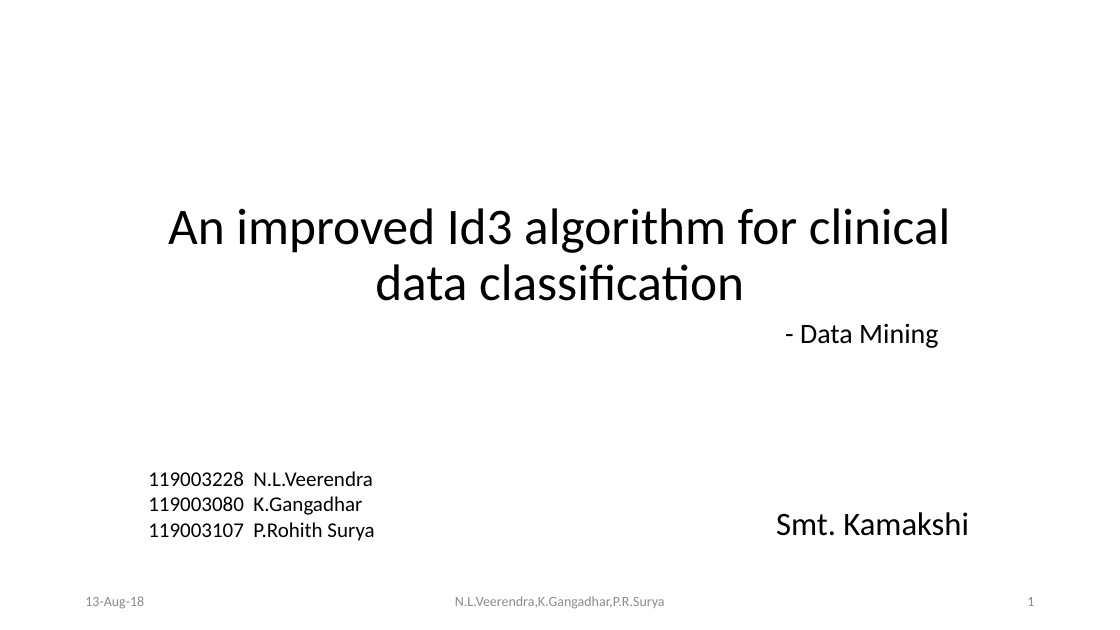
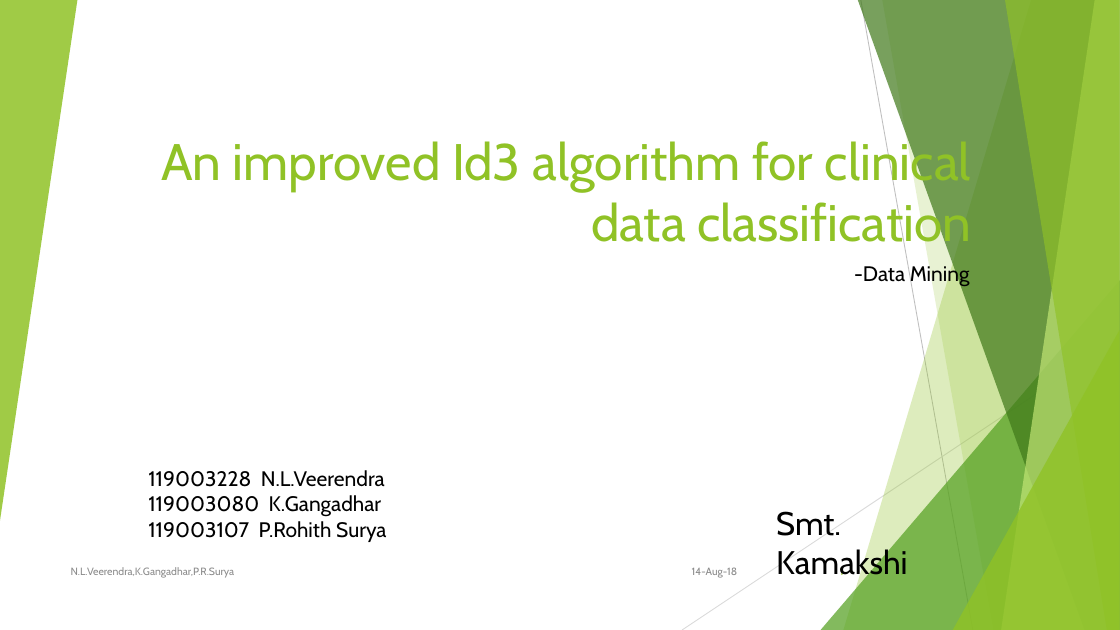
Before and after one commit to LakshmanNanisetti/MiniProject, a slide deck: slide 1 of Presentation/An improved Id3 algorithm for clinical data classification.pptx. Drawn at 1120x630 pixels with LibreOffice and Linux fonts; fonts in the diff are those of the drawing. Boxes give left, top, right and bottom in pixels: in the first picture for what was removed or moved away, otherwise in the second. Text is boxed around its words. In the diff, an @@ line names an element or a change of style, - is before the commit and + after.

```diff
--- a/Presentation/An improved Id3 algorithm for clinical data classification.pptx
+++ b/Presentation/An improved Id3 algorithm for clinical data classification.pptx
@@ group added at (0,0,1120,630): 5 freeform shapes, 3 triangles, 2 lines @@
@@ title "An improved Id3 algorithm for ...": place and size @@
-title "An improved Id3 algorithm for ..." at (168,208,951,301)
+title "An improved Id3 algorithm for ..." at (161,137,971,252)
@@ title "An improved Id3 algorithm for ..." at (161,137,971,252): font Calibri to Cabin, text colour #000000 to #90C226; alignment centre to right; line spacing 0.9 to 1 @@
@@ text at (854,263,970,287): text changed; size 24 to 18 pt; font Calibri to Cabin @@
-- Data Mining
+-Data Mining
@@ text "119003228 N.L.Veerendra" at (148,470,386,542): font Calibri to Cabin @@
@@ text "Smt. Kamakshi" at (776,511,907,582): font Calibri to Cabin @@
@@ text "N.L.Veerendra,K.Gangadhar,P.R.Surya": place and size @@
-text "N.L.Veerendra,K.Gangadhar,P.R.Surya" at (455,596,665,609)
+text "N.L.Veerendra,K.Gangadhar,P.R.Surya" at (71,567,235,578)
@@ text "N.L.Veerendra,K.Gangadhar,P.R.Surya" at (71,567,235,578): size 12 to 9 pt, font Calibri to Cabin; alignment centre to left @@
@@ text at (692,567,738,578): text changed; size 12 to 9 pt; font Calibri to Cabin @@
-13-Aug-18
+14-Aug-18
@@ page number: place and size @@
-page number at (1027,597,1034,606)
+page number at (840,567,844,579)
@@ page number at (840,567,844,579): size 12 to 9 pt, font Calibri to Cabin, text colour #8C8C8C to #90C226 @@
```
Also in this commit, not shown: 2 other slides changed, 15 slides added.
